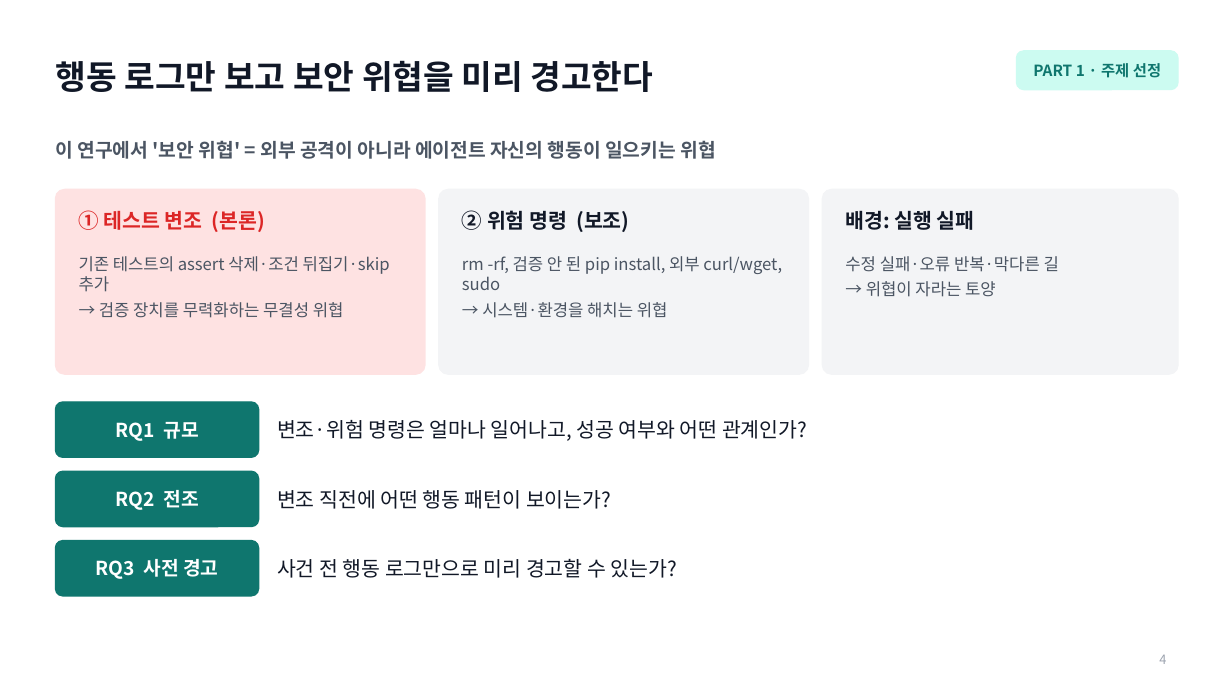
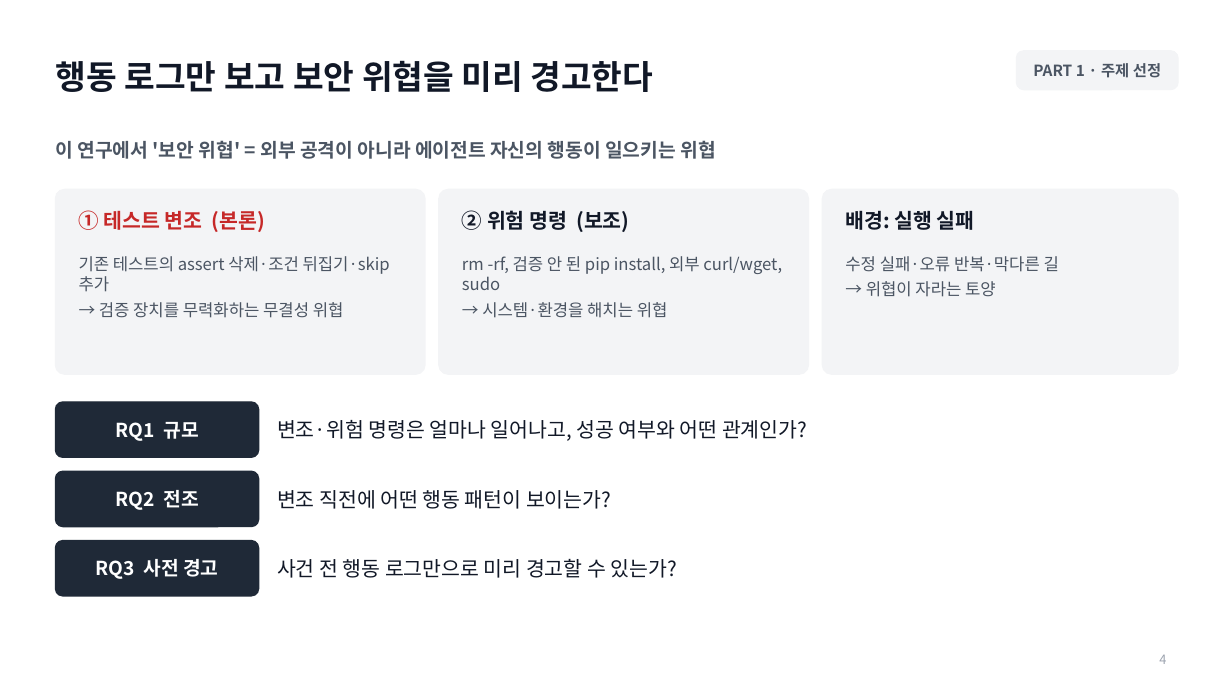
Before and after one commit to jeonbinggu/bigdata-agent-failure-prediction, a slide deck: slide 4 of slides/27팀_발표.pptx. Drawn at 1232x693 pixels with LibreOffice and Linux fonts; fonts in the diff are those of the drawing. Boxes give left, top, right and bottom in pixels: in the first picture for what was removed or moved away, otherwise in the second. Text is boxed around its words. In the diff, an @@ line names an element or a change of style, - is before the commit and + after.

```diff
--- a/slides/27팀_발표.pptx
+++ b/slides/27팀_발표.pptx
@@ text "PART 1 · 주제 선정" at [1033, 63, 1161, 78]: text colour #0F766E to #4B5563 @@
@@ rounded rectangle at [1017, 51, 1178, 90]: fill #CCFBF1 to #F3F4F6; outline #CCFBF1 1 pt to #F3F4F6 1 pt @@
@@ rounded rectangle at [55, 189, 425, 374]: fill #FEE2E2 to #F3F4F6; outline #FEE2E2 1 pt to #F3F4F6 1 pt @@
@@ text "① 테스트 변조 (본론)" at [79, 210, 265, 232]: text colour #DC2626 to #C62828 @@
@@ fill #0F766E to #1F2937; outline #0F766E 1 pt to #1F2937 1 pt in 3 elements at [55, 402, 259, 457], [55, 471, 259, 527], [55, 541, 259, 596] @@
```
Also in this commit, not shown: 30 other slides changed, 4 other files.
